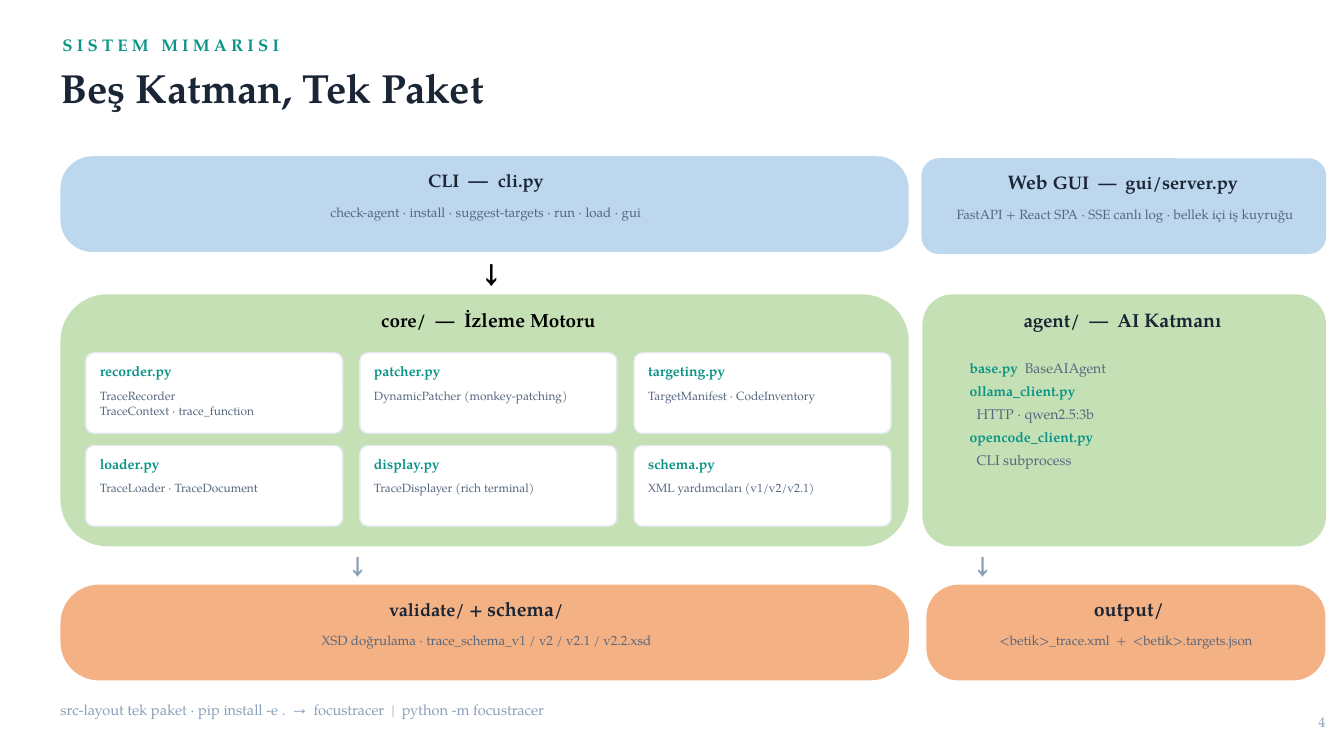
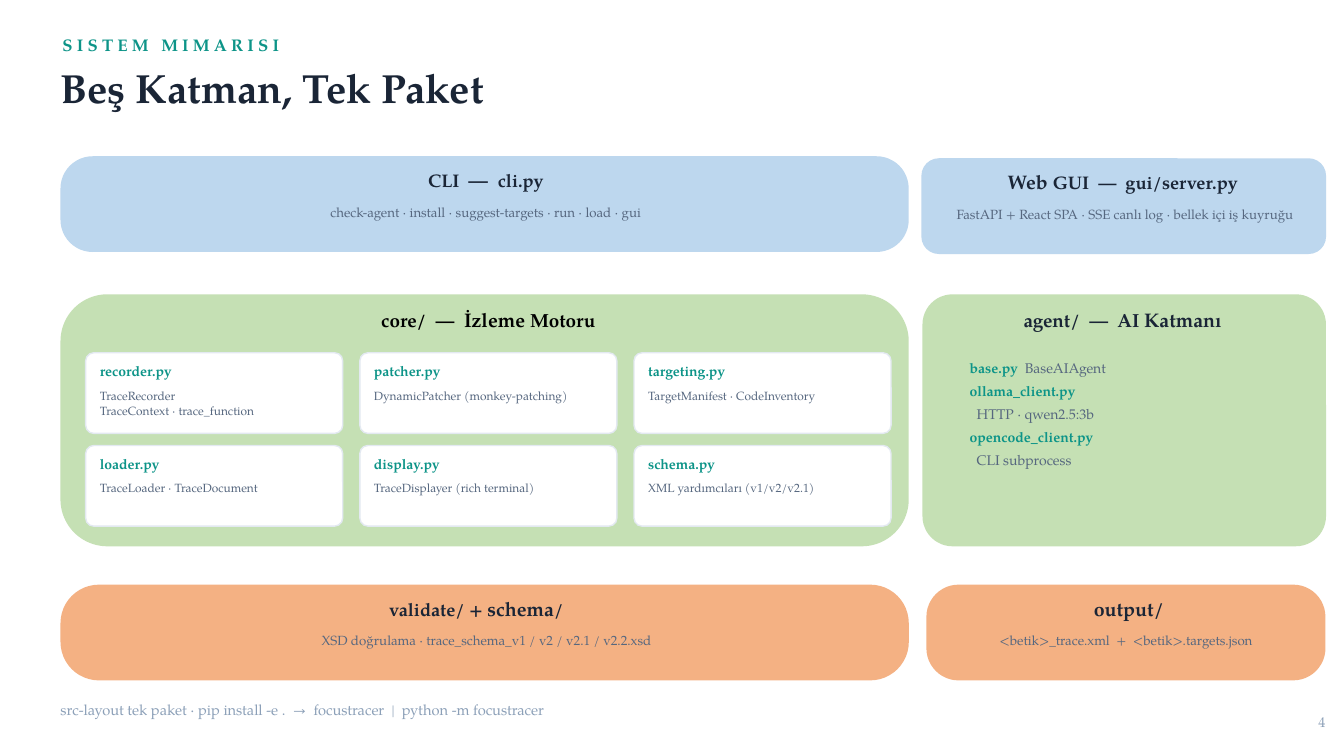
Before and after one commit to BitnetTR/focustracer, a slide deck: slide 3 of docs/FocusTracer_Sunum.pptx. Drawn at 1344x756 pixels with LibreOffice and Linux fonts; fonts in the diff are those of the drawing. Boxes give left, top, right and bottom in pixels: in the first picture for what was removed or moved away, otherwise in the second. Text is boxed around its words. In the diff, an @@ line names an element or a change of style, - is before the commit and + after.

```diff
--- a/docs/FocusTracer_Sunum.pptx
+++ b/docs/FocusTracer_Sunum.pptx
@@ text removed at (x1=466, y1=254, x2=516, y2=289) @@
-↓
@@ text removed at (x1=333, y1=548, x2=383, y2=581) @@
-↓
@@ text removed at (x1=958, y1=548, x2=1008, y2=581) @@
-↓
```
Also in this commit, not shown: 3 other slides changed, 1 slide removed, 10 other files.
